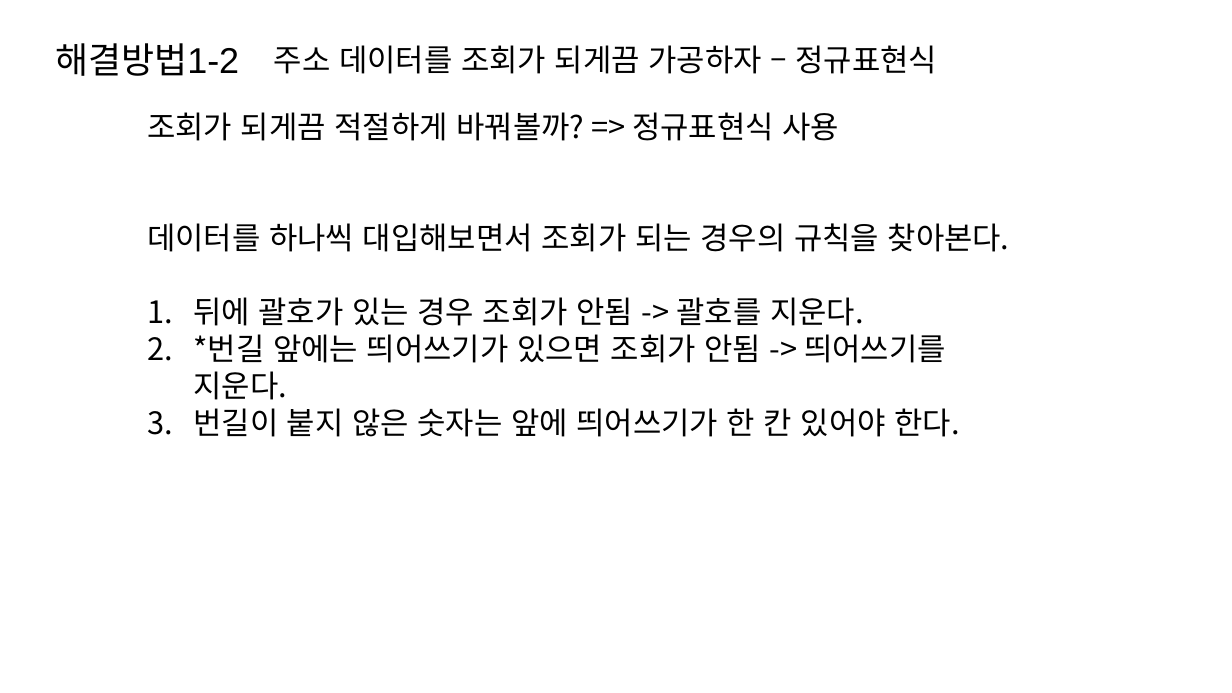
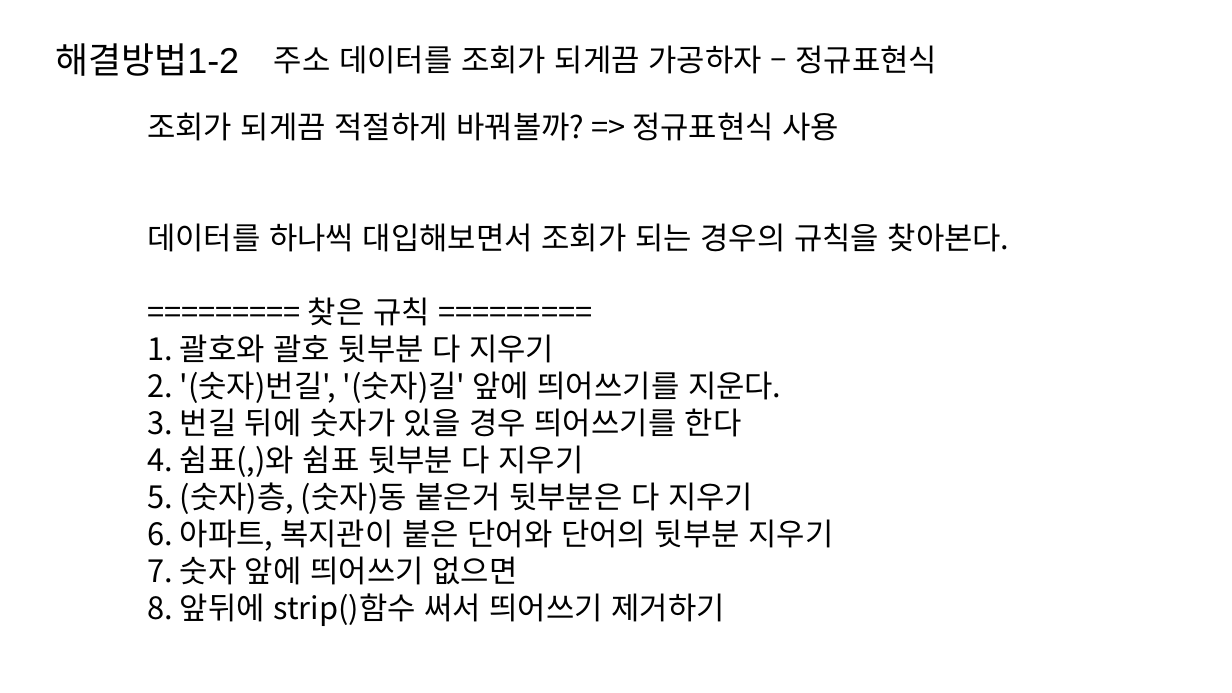
Before and after one commit to dev-hw/SeSAC-live_map, a slide deck: slide 17 of 230810.pptx (slide 13 before the commit). Drawn at 1232x693 pixels with LibreOffice and Linux fonts; fonts in the diff are those of the drawing. Boxes give left, top, right and bottom in pixels: in the first picture for what was removed or moved away, otherwise in the second. Text is boxed around its words. In the diff, an @@ line names an element or a change of style, - is before the commit and + after.

```diff
--- a/230810.pptx
+++ b/230810.pptx
@@ text at (x1=147, y1=297, x2=833, y2=626): text changed @@
-1. 뒤에 괄호가 있는 경우 조회가 안됨 -> 괄호를 지운다.
-2. *번길 앞에는 띄어쓰기가 있으면 조회가 안됨 -> 띄어쓰기를 지운다.
-3. 번길이 붙지 않은 숫자는 앞에 띄어쓰기가 한 칸 있어야 한다.
+========= 찾은 규칙 =========
+1. 괄호와 괄호 뒷부분 다 지우기
+2. '(숫자)번길', '(숫자)길' 앞에 띄어쓰기를 지운다.
+3. 번길 뒤에 숫자가 있을 경우 띄어쓰기를 한다
+4. 쉼표(,)와 쉼표 뒷부분 다 지우기
+5. (숫자)층, (숫자)동 붙은거 뒷부분은 다 지우기
+6. 아파트, 복지관이 붙은 단어와 단어의 뒷부분 지우기
+7. 숫자 앞에 띄어쓰기 없으면
+8. 앞뒤에 strip()함수 써서 띄어쓰기 제거하기
```
Also in this commit, not shown: 5 other slides changed, 8 slides added, 1 slide removed.
